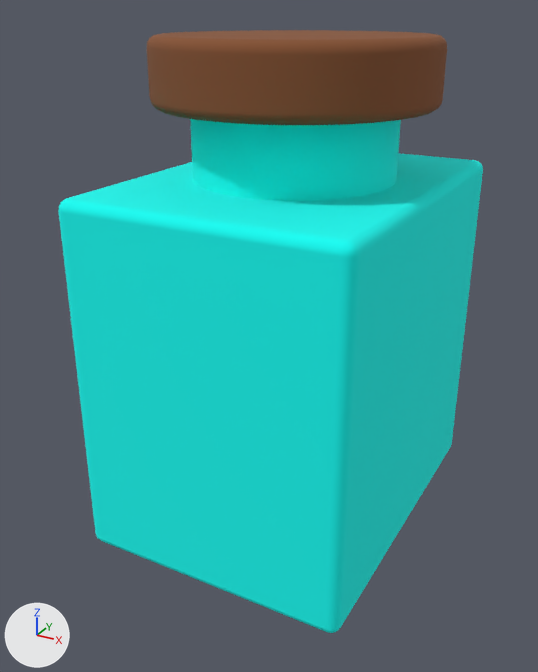
The FBX model Unity/Assets/3D/Props/flask_01.fbx, before and after one commit.
Both versions are drawn from a 50 mm camera at (0.445, -0.879, 0.45) aimed at (-0.017, -0.038, 0.03). The axes (+X, +Y, +Z) are drawn at lower left. The lights are the same throughout. Where no turn or scale is listed for an object, it has been applied to the vertices.

Script lines for the objects in view, before the commit:
```python
me_cube_014 = bpy.data.meshes.new('Cube.014')
me_cube_014.from_pydata(...)  # 792 vertices, 730 faces; spans x -0.19..0.19, y -0.247..0.247, z -0.247..0.422
# faces by material slot: [440, 290]
me_cube_014.materials.append(mat_flask)  # cyan #00fff6
me_cube_014.materials.append(mat_bouchon)  # brown #865231
ob_flask_01 = bpy.data.objects.new('flask_01', me_cube_014)
ob_flask_01.location = (0.0, 0.0, 0.0)
```
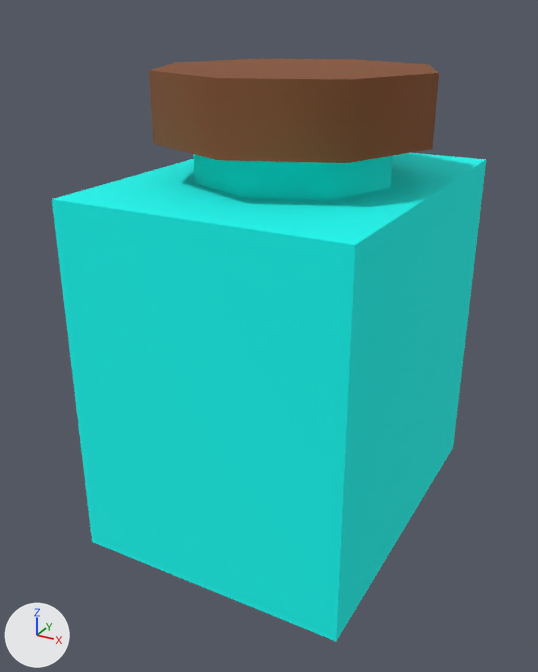
What differs and where, as boxes [x1, y1, x2, y2] in the pictures (538 x 672 px):
'flask_01', reshaped: before [58, 30, 483, 633]; after [52, 59, 486, 641]
part 1 of me_cube_014, added (cyan): after [52, 153, 486, 641]
part 2 of me_cube_014, added (brown): after [149, 59, 439, 163]
part 3 of me_cube_014, rebuilt (43% shorter): before [190, 119, 401, 201]; after [193, 154, 392, 200]
part 4 of me_cube_014, deleted (brown): before [147, 30, 447, 125]

What the commit changed:
me_cube_014 is used by ob_flask_01; location (0.0, 0.0, 0.0).
me_cube_014 had 792 vertices, 730 faces and spanned x -0.19..0.19, y -0.247..0.247, z -0.247..0.422.
me_cube_014 now has 40 vertices, 24 faces and spans x -0.19..0.19, y -0.247..0.247, z -0.247..0.384.
me_cube_014 part 1: a new loose piece, a box spanning x -0.19..0.19, y -0.247..0.247, z -0.247..0.247, in mat_flask (cyan #00fff6).
me_cube_014 part 2: a new loose piece, an 8-sided cylinder along z spanning x -0.182..0.182, y -0.182..0.182, z 0.298..0.384, in mat_bouchon (brown #865231).
me_cube_014 part 3: the loose piece of 320 vertices spanning x -0.133..0.133, y -0.133..0.133, z 0.14..0.407 is rebuilt with 16 vertices and now spans x -0.133..0.133, y -0.133..0.133, z 0.231..0.358.
me_cube_014 part 4: the loose piece of 320 vertices spanning x -0.182..0.182, y -0.182..0.182, z 0.337..0.422 is deleted.
